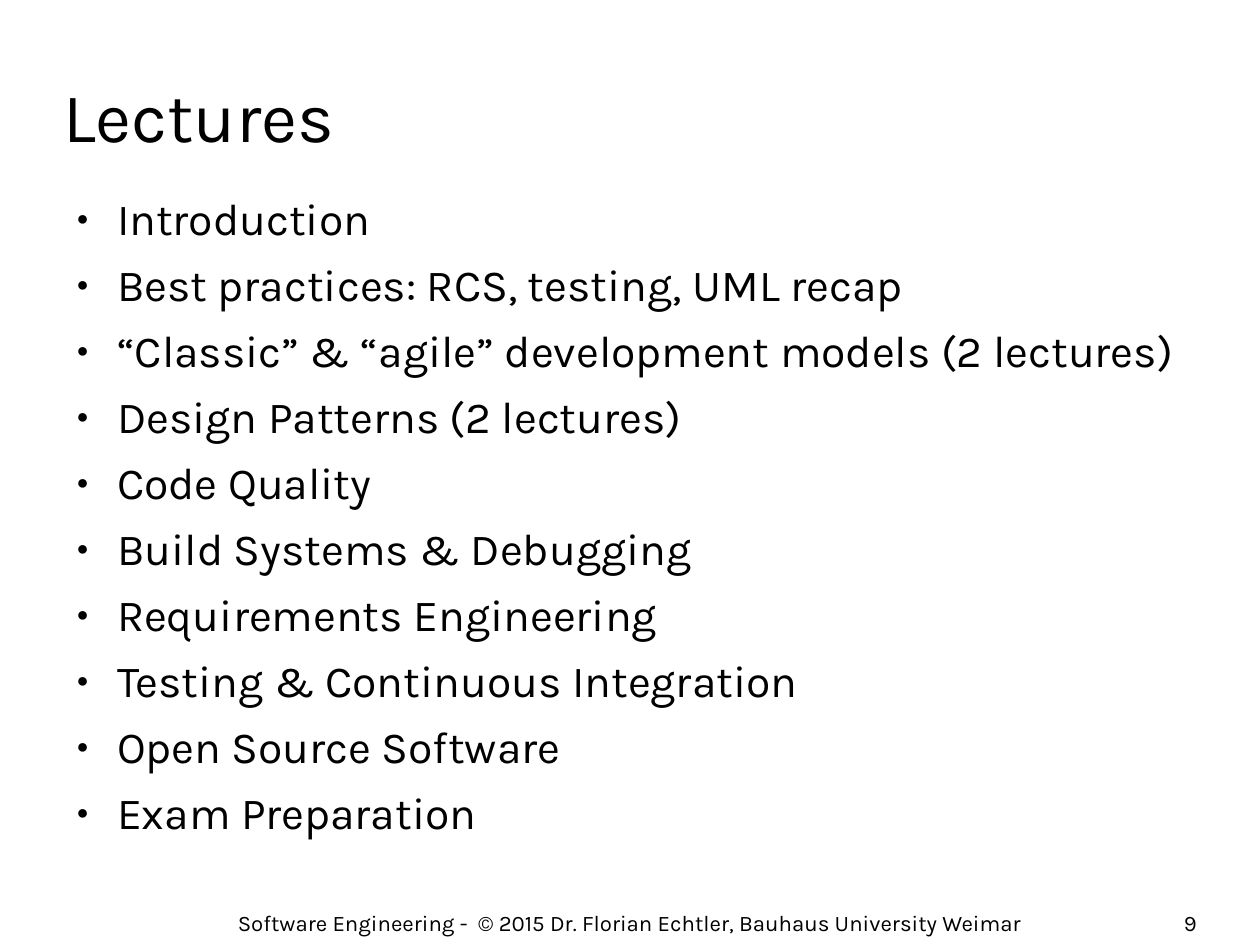
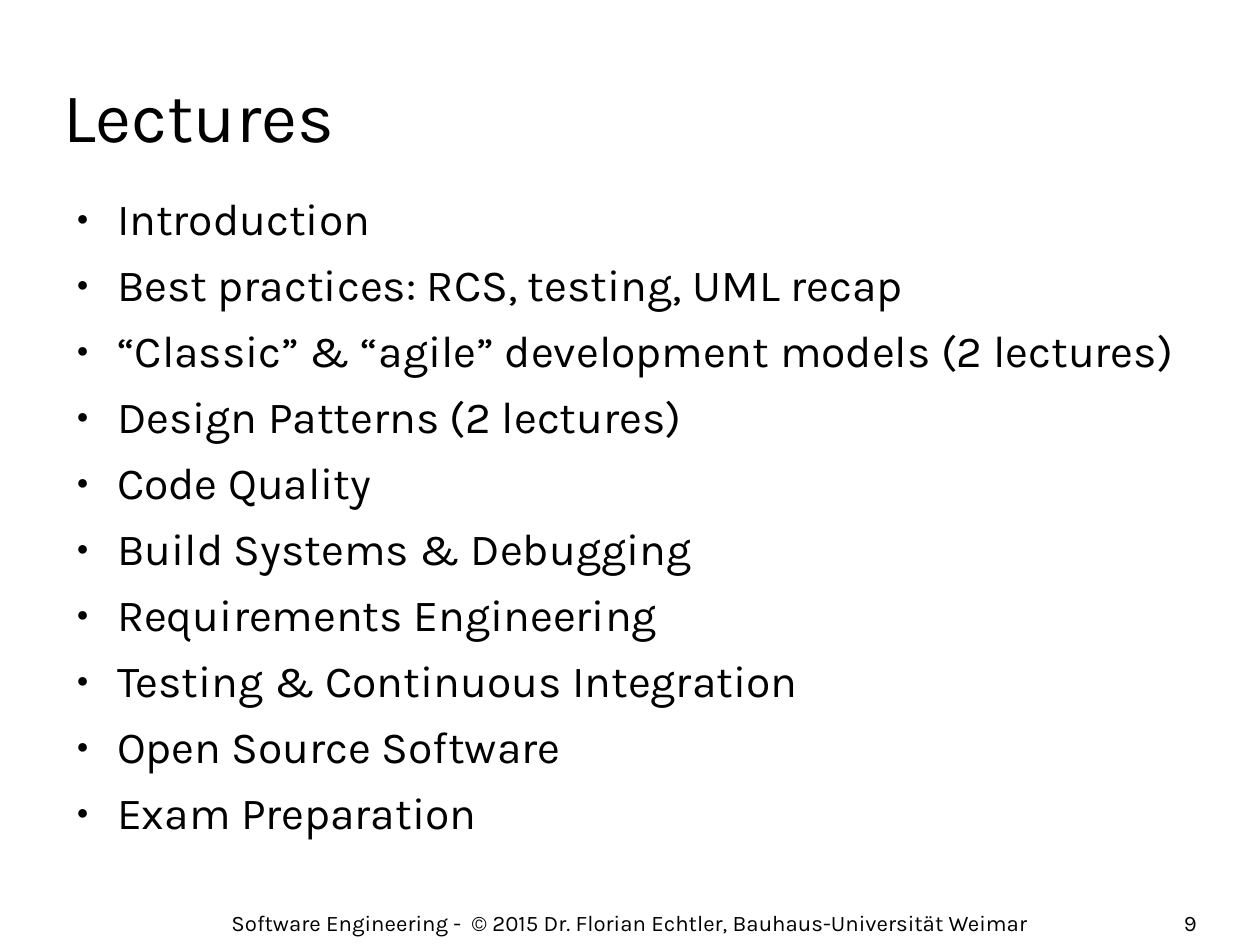
Before and after one commit to floe/software-engineering, a slide deck: slide 9 of 01-introduction.odp. Drawn at 1260x945 pixels with LibreOffice and Linux fonts; fonts in the diff are those of the drawing; background and template pictures are left out. Boxes give left, top, right and bottom in pixels: in the first picture for what was removed or moved away, otherwise in the second. Text is boxed around its words. In the diff, an @@ line names an element or a change of style, - is before the commit and + after.

```diff
--- a/01-introduction.odp
+++ b/01-introduction.odp
@@ text at bbox=[231, 915, 1027, 937]: text changed @@
-Software Engineering - © 2015 Dr. Florian Echtler, Bauhaus University Weimar
+Software Engineering - © 2015 Dr. Florian Echtler, Bauhaus-Universität Weimar
```
Also in this commit, not shown: 28 other slides changed.
